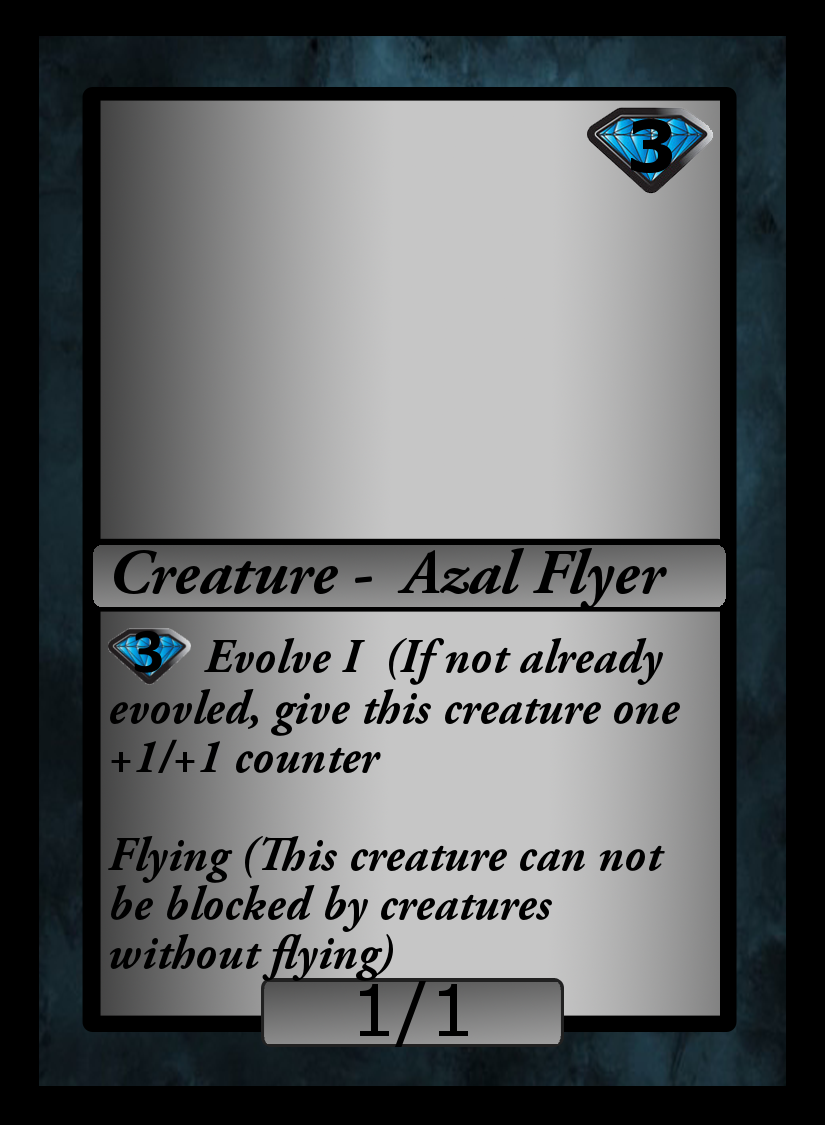
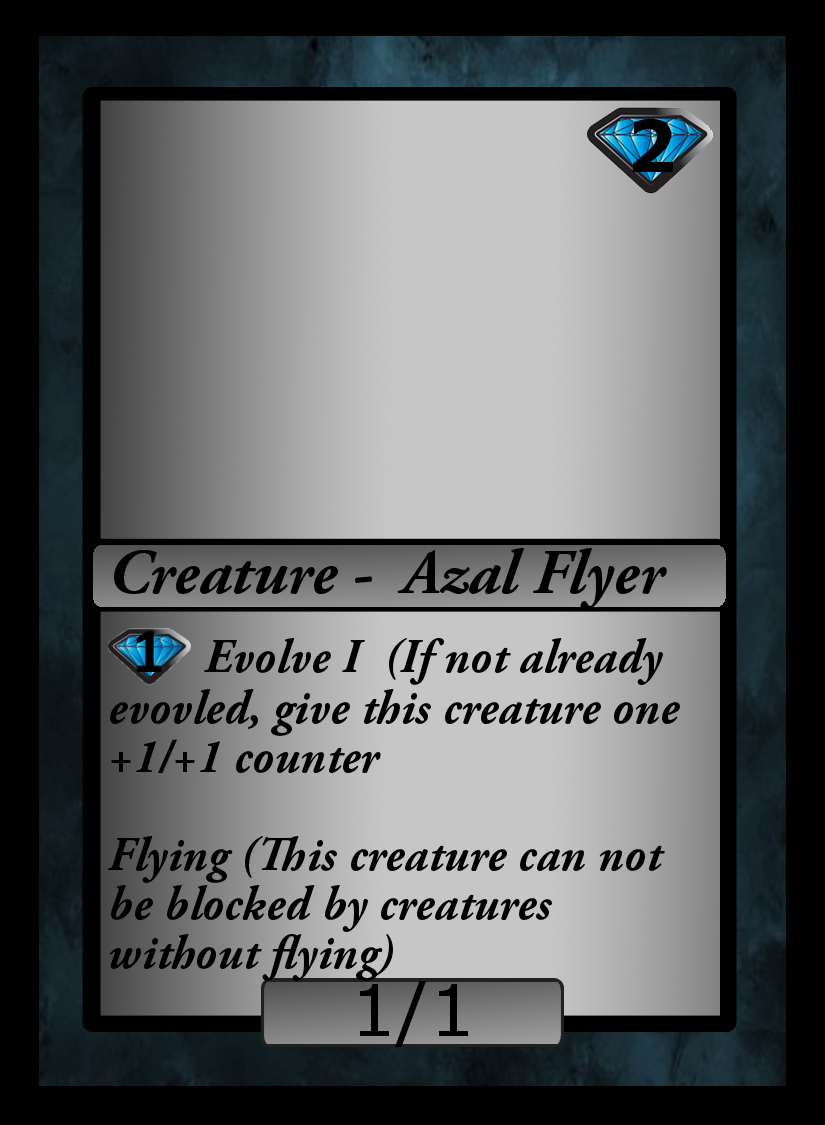
The second 825 x 1125 image is a revision of the first. Changes to its layers:
renamed "3" to "2", painted on it over box(631, 119, 673, 173)
renamed "3 Evolve I (If not alread..." to "1 Evolve I (If not alread...", painted on it over box(134, 630, 162, 673)
